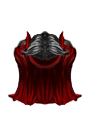
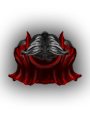
Layer changes from the first 90 × 115 image to the second:
hid "Layer 2 copy" over [7, 30, 83, 107]
showed "Layer 3" over [7, 30, 83, 87]
